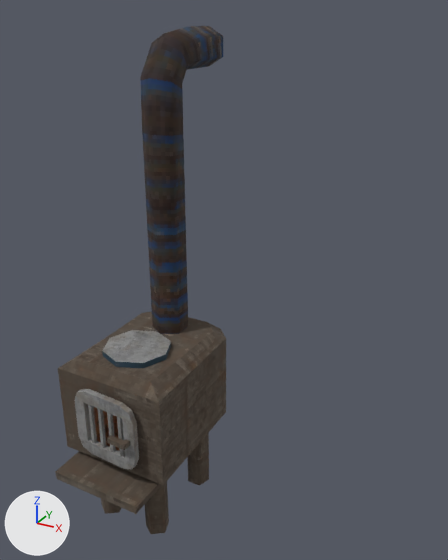
The glTF model assets/meshes/MaroKit/Furace.gltf, before and after one commit.
The view is the same before and after, from a 50 mm lens placed at (1.631, -2.188, 2.472), pointed at (0.384, 0.08, 1.338). Every picture has the same lights, and +X, +Y and +Z are marked at lower left. Where no turn or scale is listed for an object, it has been applied to the vertices.

The first picture shows 'FuraceBase-col', 'FuraceDoor-convcol'.
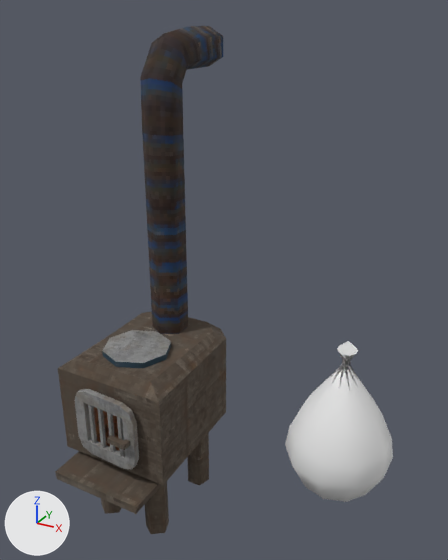
Edits to the scene script, one JSON object a line:
```json
{"op": "add", "block": "me_cylinder_034", "code": ["me_cylinder_034 = bpy.data.meshes.new('Cylinder.034')", "me_cylinder_034.from_pydata(...)  # 62 vertices, 120 faces; spans x -0.195..0.195, y -0.205..0.205, z -0.107..0.535"]}
{"op": "add", "block": "ob_cylinder", "code": ["ob_cylinder = bpy.data.objects.new('Cylinder', me_cylinder_034)", "ob_cylinder.location = (1.085, -0.28, 0.854)"]}
```

What differs and where, as boxes [x1, y1, x2, y2] in the pictures (448 x 560 px):
```json
{"object": "Cylinder", "change": "added", "after": [285, 341, 393, 502]}
```
